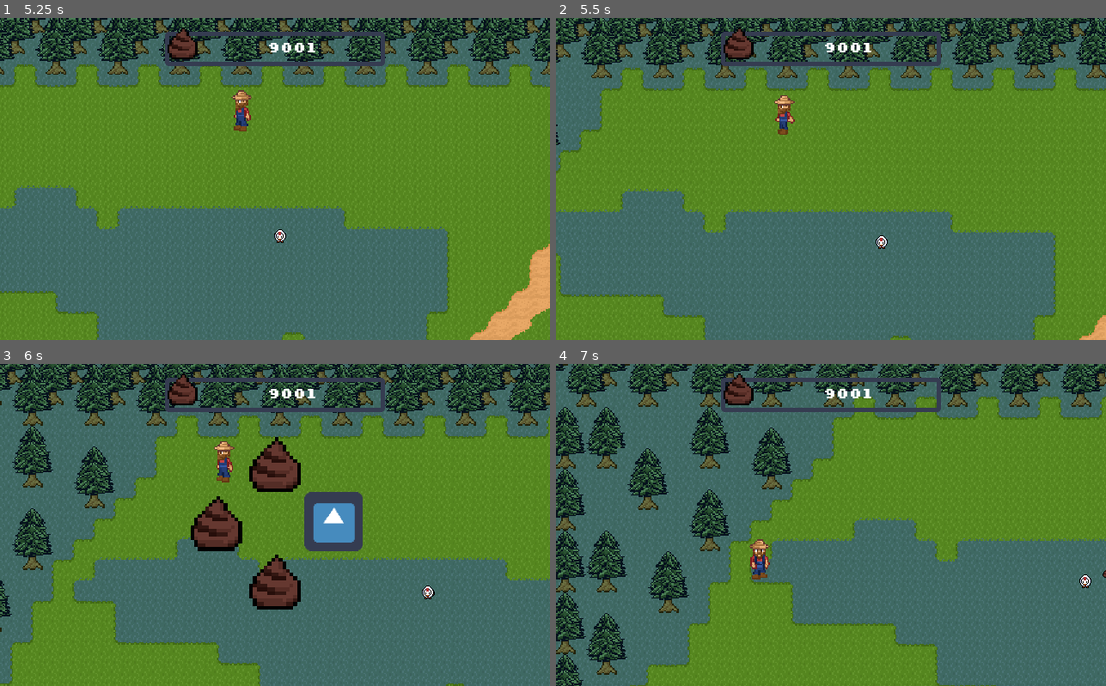
Above: before the commit, frames 1-4 (two rows, left to right).
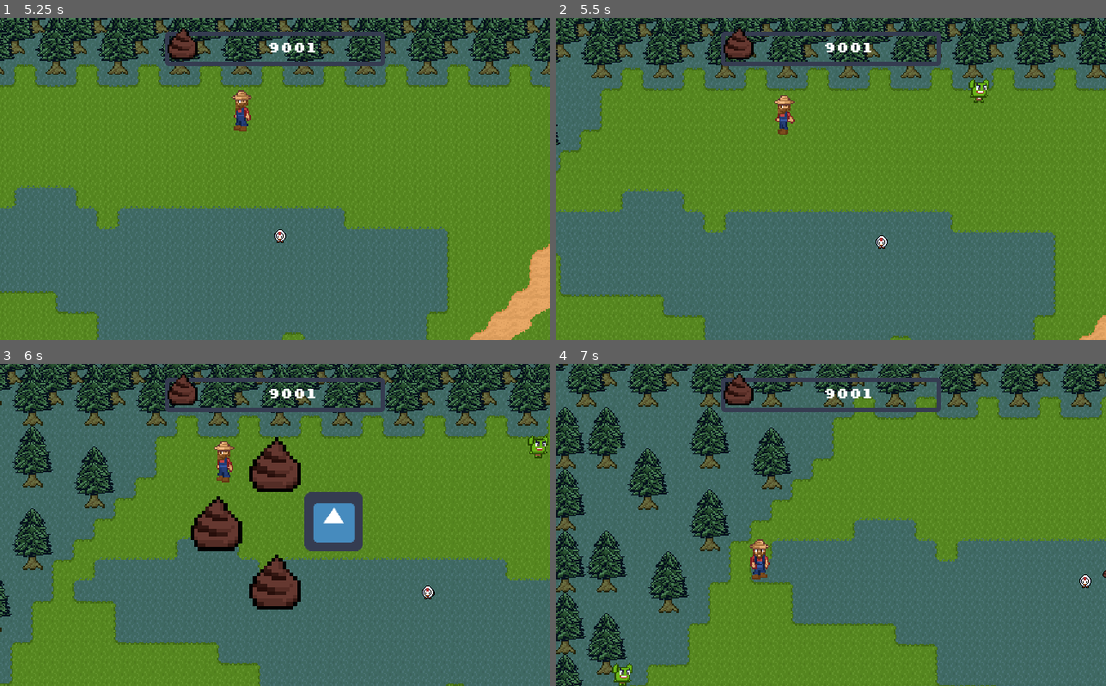
Above: after the commit, the same moments.

Repository: astro-panda/poo-farmer
Game: Godot game, scene res://Scenes/Main.tscn
Same seed, same stepped clock (60 frames per second), same inputs: the game is played once before the commit and once after it. The engine's default icon, where the game draws it, is replaced by a stand-in: a white triangle on a blue panel in a dark square.
Inputs (mouse positions are in pixels of both pictures, inside the frame that each line leads up to):
- Up to frame 1 (5.25 s): click (275, 182) at 0.5 s; click (275, 182) at 1.25 s; click (275, 182) at 2 s; click (275, 182) at 2.75 s; tap Enter at 3.5 s; move the mouse to (247, 243) at 3.52 s; hold R (open_arsenal) 3.53-4.28 s; hold Up (move_up) 3.53-5.03 s; click (247, 243) at 3.67 s; move the mouse to (440, 227) at 4.27 s; click (440, 227) at 4.35 s; move the mouse to (110, 130) at 5.02 s; hold Left (move_left) from 5.03 s (still down); hold Tab (store) from 5.03 s (still down)
- Up to frame 2 (5.5 s): keep holding Left (move_left); keep holding Tab (store)
- Up to frame 3 (6 s): keep holding Left (move_left); move the mouse to (302, 525) at 5.77 s; release Tab (store) at 5.78 s; tap R (open_arsenal) at 5.85 s; click (302, 525) at 5.92 s
- Up to frame 4 (7 s): move the mouse to (748, 444) at 6.52 s; release Left (move_left) at 6.53 s; press the mouse at (748, 444) at 6.53 s; hold Down (move_down) from 6.53 s (still down)

Frame 1 is identical in both runs. In frame 2, 0.2% of the frame differs, in the area x 75-79%, y 18-27%; in frame 3, 0.2%; in frame 4, 0.2%.

Commit message:
Created the enemy spawner

Diff:
--- /dev/null
+++ b/poofarmer/Scenes/EnemySpawner.tscn
@@ -0,0 +1,12 @@
+[gd_scene load_steps=3 format=2]
+
+[ext_resource path="res://Scripts/EnemySpawner.gd" type="Script" id=1]
+[ext_resource path="res://Scenes/Goblin.tscn" type="PackedScene" id=2]
+
+[node name="EnemySpawner" type="Node"]
+script = ExtResource( 1 )
+enemy_scene = ExtResource( 2 )
+
+[node name="SpawnTimer" type="Timer" parent="."]
+
+[connection signal="timeout" from="SpawnTimer" to="." method="_on_SpawnTimer_timeout"]
--- a/poofarmer/Scenes/Main.tscn
+++ b/poofarmer/Scenes/Main.tscn
@@ -15,6 +15,8 @@
 [ext_resource path="res://Scenes/Goblin.tscn" type="PackedScene" id=13]
 [ext_resource path="res://Scenes/Silo.tscn" type="PackedScene" id=14]
 [ext_resource path="res://Scenes/Animal/PooSpawner.tscn" type="PackedScene" id=15]
+[ext_resource path="res://Scenes/EnemySpawner.tscn" type="PackedScene" id=16]
+[ext_resource path="res://Scripts/GnomePath.gd" type="Script" id=17]
 
 [sub_resource type="RectangleShape2D" id=1]
 extents = Vector2( 1536, 1536 )
@@ -184,7 +186,7 @@
 [node name="GnomePath" type="Path2D" parent="."]
 position = Vector2( 2648, 384 )
 curve = SubResource( 5 )
-script = ExtResource( 11 )
+script = ExtResource( 17 )
 
 [node name="PathFollow2D" type="PathFollow2D" parent="GnomePath"]
 position = Vector2( -224.002, 0.000873786 )
@@ -198,6 +200,11 @@
 
 [node name="PooSpawner" parent="." instance=ExtResource( 15 )]
 
+[node name="EnemySpawner" parent="." instance=ExtResource( 16 )]
+maxEnemies = 100
+maxSpawnTime = 0.5
+minSpawnTime = 0.1
+
 [connection signal="game_play_state_changed" from="Player/ModalWindow" to="MusicAutomaton" method="_on_ModalWindow_game_play_state_changed"]
 [connection signal="store_opened" from="GnomePath/PathFollow2D/Gnome" to="Player/ModalWindow" method="_on_Gnome_store_opened"]
 [connection signal="store_opened" from="GnomePath/PathFollow2D/Gnome" to="MusicAutomaton" method="_on_Gnome_store_opened"]
--- /dev/null
+++ b/poofarmer/Scripts/EnemySpawner.gd
@@ -0,0 +1,39 @@
+extends Node
+
+
+export(PackedScene) var enemy_scene
+export var maxEnemies = 20
+export var maxSpawnTime = 20.0
+export var minSpawnTime = 4.0
+var rnd = RandomNumberGenerator.new()
+
+
+# Called when the node enters the scene tree for the first time.
+func _ready():
+	$SpawnTimer.start()
+
+
+# Called every frame. 'delta' is the elapsed time since the previous frame.
+#func _process(delta):
+#	pass
+
+
+func _on_SpawnTimer_timeout():
+	var rndSide = rnd.randi_range(0, 3)
+	var rndLoc = rnd.randi_range(72, 3000)
+	var enemy = enemy_scene.instance()
+	var spawnLoc = Vector2(72, 72)
+	if rndSide == 0:
+		spawnLoc = Vector2(3000, rndLoc)
+	elif rndSide == 1:
+		spawnLoc = Vector2(rndLoc, 72)
+	elif rndSide == 2:
+		spawnLoc = Vector2(72, rndLoc)
+	else:
+		spawnLoc = Vector2(rndLoc, 3000)
+
+	enemy.position = spawnLoc
+	print("spawning enemy at ", spawnLoc)
+	add_child(enemy)
+
+	$SpawnTimer.wait_time = rand_range(minSpawnTime, maxSpawnTime)
--- a/poofarmer/Scripts/Goblin.gd
+++ b/poofarmer/Scripts/Goblin.gd
@@ -14,7 +14,7 @@
 
 # Called when the node enters the scene tree for the first time.
 func _ready():
-	pass
+	currentPooTargets.append(silo)
 
 
 # Called every frame. 'delta' is the elapsed time since the previous frame.
@@ -24,7 +24,9 @@
 		velocity = (player.position - position).normalized() * speed * delta
 		velocity = move_and_slide(velocity)
 	elif currentPooTargets.size() != 0:
-		velocity = (currentPooTargets[0].position - position).normalized() * speed * delta
+		if currentPooTargets.size() > 2:
+			print("here")
+		velocity = (currentPooTargets.front().position - position).normalized() * speed * delta
 		velocity = move_and_slide(velocity)
 	else:
 		velocity = (silo.position - position).normalized() * speed * delta
@@ -42,7 +44,7 @@
 
 func _on_Visibility_area_entered(area):
 	if (area.is_in_group("poo")):
-		currentPooTargets.append(area)
+		currentPooTargets.insert(currentPooTargets.find(silo) - 1, area)
 	if (area.is_in_group("player")):
 		playerHasPoo = player.currentHoldAmount > 0
 		playerNearby = true
Not shown: 1 places in poofarmer/Scenes/Main.tscn that only renumber resources
Renamed: poofarmer/Scenes/GnomePath.gd -> poofarmer/Scripts/GnomePath.gd
